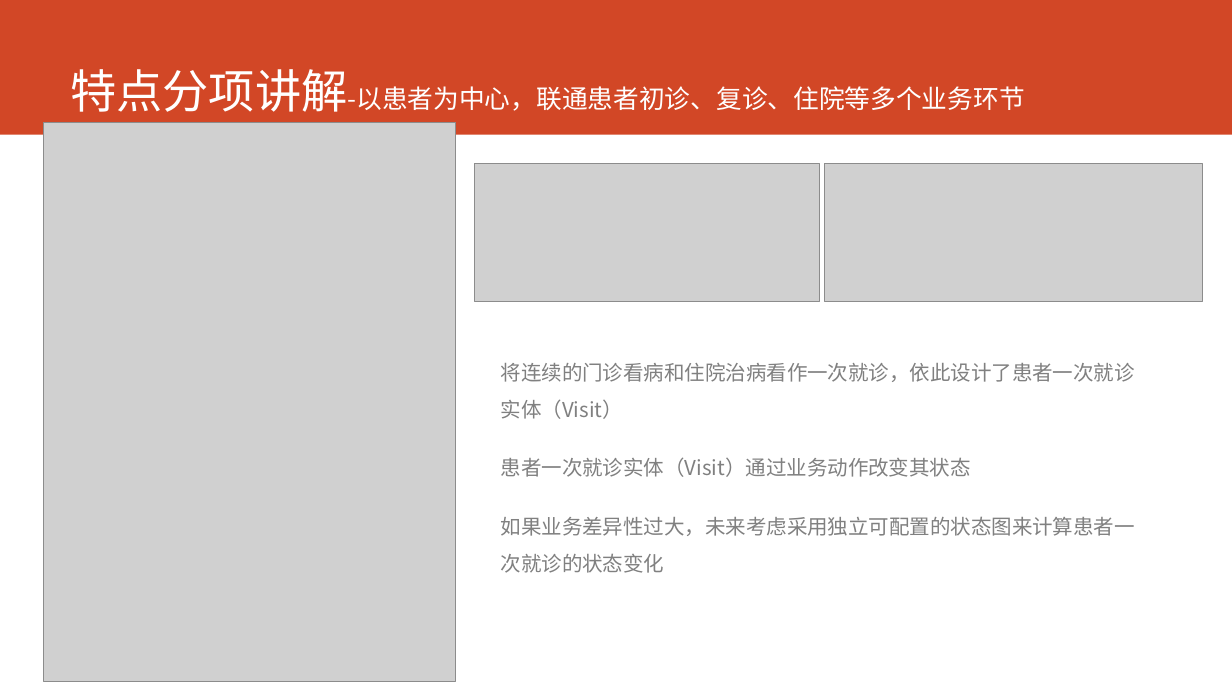
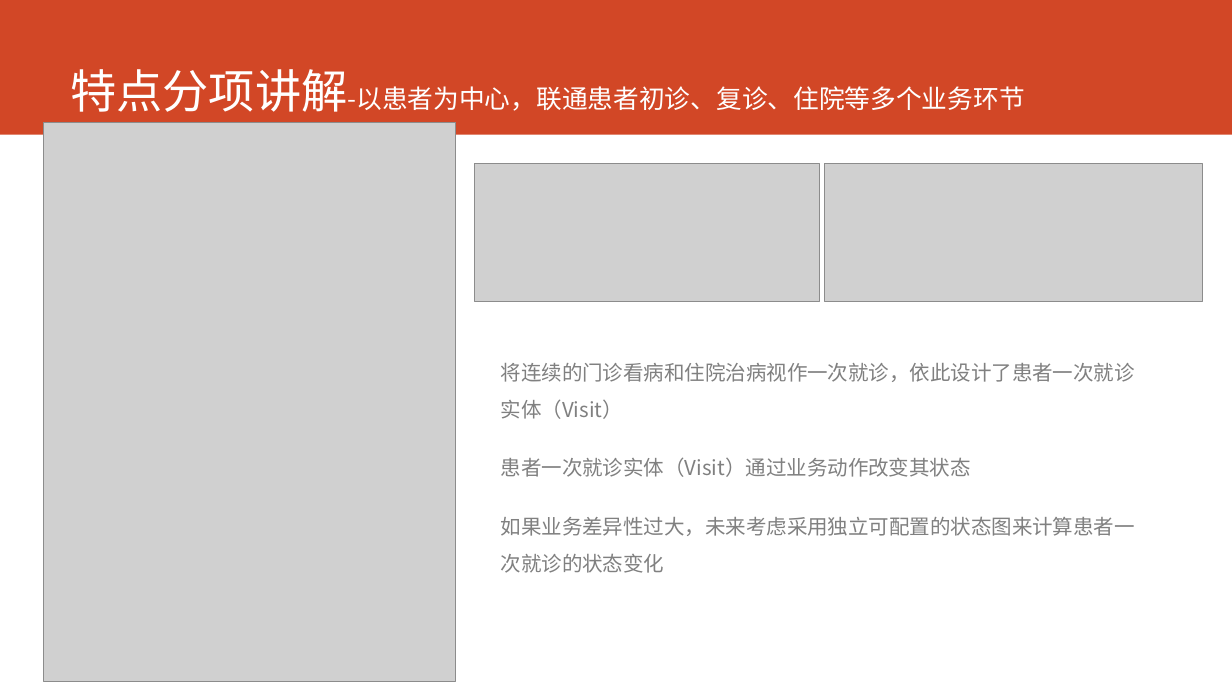
Before and after one commit to AppSecAI-TEST/hospital, a slide deck: slide 5 of doc/EVE新一代HIS核心系统.pptx. Drawn at 1232x693 pixels with LibreOffice and Linux fonts; fonts in the diff are those of the drawing; grey boxes stand for pictures. Boxes give left, top, right and bottom in pixels: in the first picture for what was removed or moved away, otherwise in the second. Text is boxed around its words. In the diff, an @@ line names an element or a change of style, - is before the commit and + after.

```diff
--- a/doc/EVE新一代HIS核心系统.pptx
+++ b/doc/EVE新一代HIS核心系统.pptx
@@ text at (501,363,1135,419): text changed @@
-将连续的门诊看病和住院治病看作一次就诊，依此设计了患者一次就诊实体（Visit）
+将连续的门诊看病和住院治病视作一次就诊，依此设计了患者一次就诊实体（Visit）
```
Also in this commit, not shown: 1 other slide changed, 1 slide added, 2 other files.
